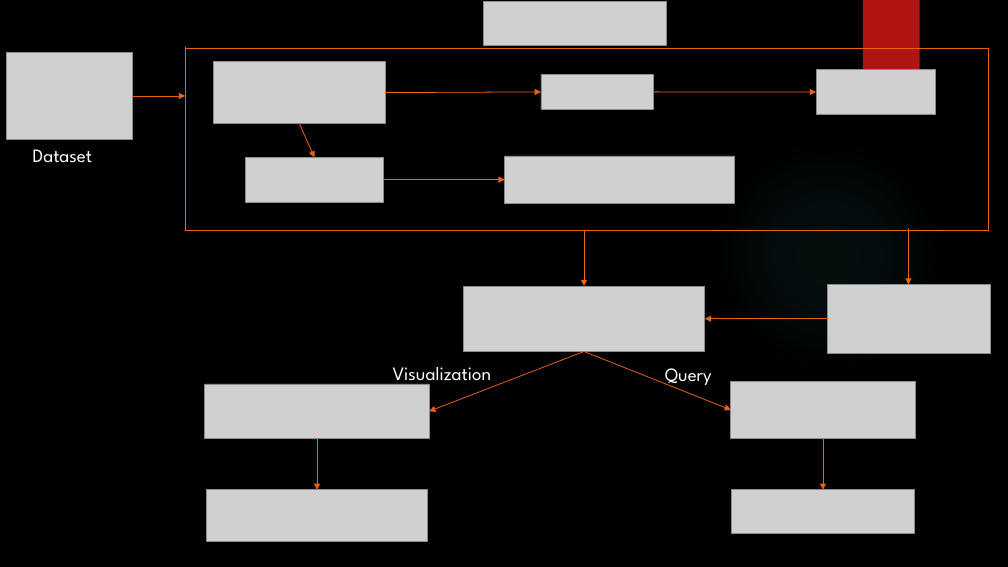
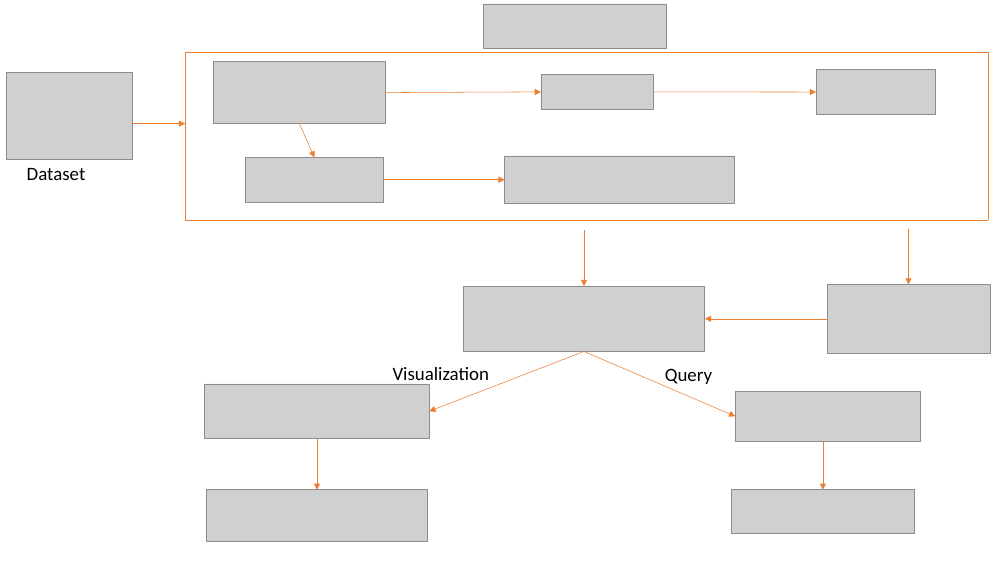
Before and after one commit to spr265/TechCharmProject, a slide deck: slide 3 of Documentation/PPT/Project PPT.pptx. Drawn at 1008x567 pixels with LibreOffice and Linux fonts; fonts in the diff are those of the drawing; grey boxes stand for pictures; background and template pictures are left out. Boxes give left, top, right and bottom in pixels: in the first picture for what was removed or moved away, otherwise in the second. Text is boxed around its words. In the diff, an @@ line names an element or a change of style, - is before the commit and + after.

```diff
--- a/Documentation/PPT/Project PPT.pptx
+++ b/Documentation/PPT/Project PPT.pptx
@@ background picture (left out) to #FFFFFF @@
@@ rectangle removed at (863, 0, 920, 95) @@
@@ line moved from (185, 48) - (988, 48) to (185, 52) - (988, 52) @@
@@ line (185, 52) - (988, 52): stroke #EA6312 0.75 pt to #ED7D31 0.5 pt @@
@@ line moved from (185, 47) - (185, 230) to (185, 52) - (185, 221) @@
@@ line (185, 52) - (185, 221): stroke #EA6312 0.75 pt to #ED7D31 0.5 pt @@
@@ line moved from (988, 48) - (988, 231) to (989, 52) - (989, 221) @@
@@ line (989, 52) - (989, 221): stroke #EA6312 0.75 pt to #ED7D31 0.5 pt @@
@@ picture: place and size @@
-picture at (7, 52, 132, 139)
+picture at (7, 73, 132, 160)
@@ arrow (385, 93) - (541, 92): stroke #EA6312 0.75 pt to #ED7D31 0.5 pt @@
@@ arrow (653, 92) - (816, 92): stroke #EA6312 0.75 pt to #ED7D31 0.5 pt @@
@@ arrow moved from (132, 96) - (185, 96) to (132, 124) - (185, 124) @@
@@ arrow (132, 124) - (185, 124): stroke #EA6312 0.75 pt to #ED7D31 0.5 pt @@
@@ arrow (299, 123) - (315, 157): stroke #EA6312 0.75 pt to #ED7D31 0.5 pt @@
@@ ellipse removed at (712, 138, 944, 371) @@
@@ font League Spartan to Calibri, text colour #FFFFFF to #000000 in 3 elements at (393, 367, 489, 385), (665, 368, 712, 384), (27, 168, 86, 180) @@
@@ text "Dataset": place and size @@
-text "Dataset" at (33, 149, 92, 163)
+text "Dataset" at (27, 168, 86, 180)
@@ arrow (384, 180) - (505, 180): stroke #EA6312 0.75 pt to #ED7D31 0.5 pt @@
@@ line moved from (185, 230) - (988, 230) to (185, 221) - (988, 221) @@
@@ line (185, 221) - (988, 221): stroke #EA6312 0.75 pt to #ED7D31 0.5 pt @@
@@ arrow (584, 230) - (584, 286): stroke #EA6312 0.75 pt to #ED7D31 0.5 pt @@
@@ arrow (909, 228) - (909, 284): stroke #EA6312 0.75 pt to #ED7D31 0.5 pt @@
@@ arrow (828, 319) - (705, 319): stroke #EA6312 0.75 pt to #ED7D31 0.5 pt @@
@@ arrow (584, 352) - (430, 411): stroke #EA6312 0.75 pt to #ED7D31 0.5 pt @@
@@ arrow moved from (584, 352) - (731, 410) to (584, 352) - (736, 417) @@
@@ arrow (584, 352) - (736, 417): stroke #EA6312 0.75 pt to #ED7D31 0.5 pt @@
@@ picture: place and size @@
-picture at (731, 381, 916, 439)
+picture at (736, 391, 920, 442)
@@ arrow (317, 439) - (317, 490): stroke #EA6312 0.75 pt to #ED7D31 0.5 pt @@
@@ arrow (823, 439) - (823, 490): stroke #EA6312 0.75 pt to #ED7D31 0.5 pt @@
```
Also in this commit, not shown: 4 other slides changed, 2 other files.
